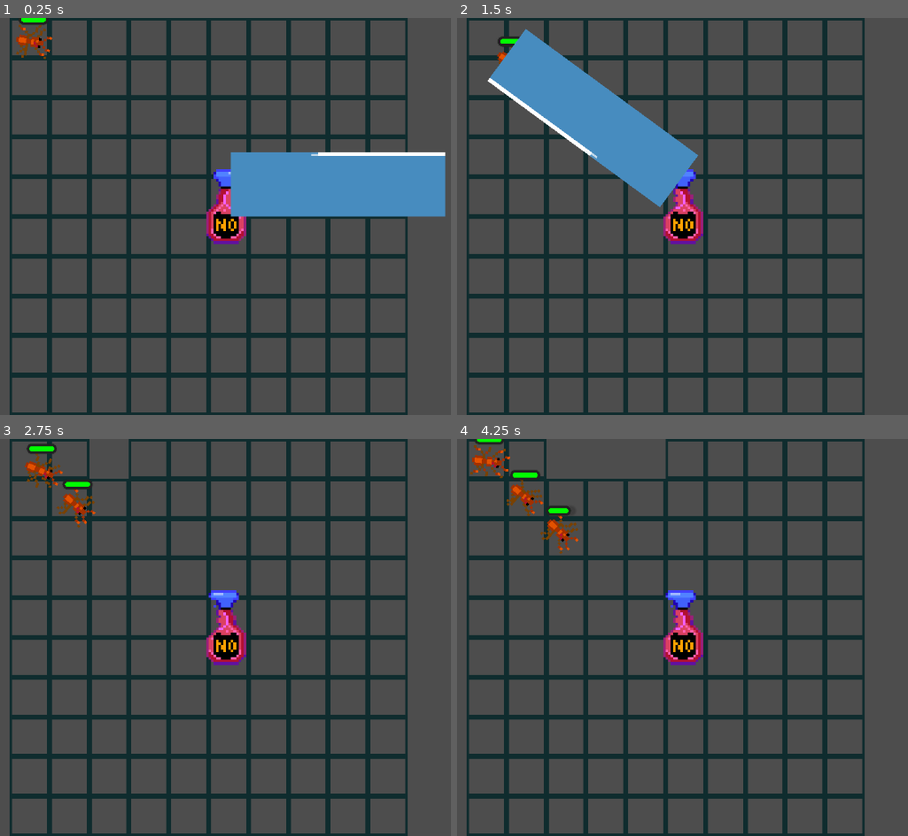
Above: before the commit, frames 1-4 (two rows, left to right).
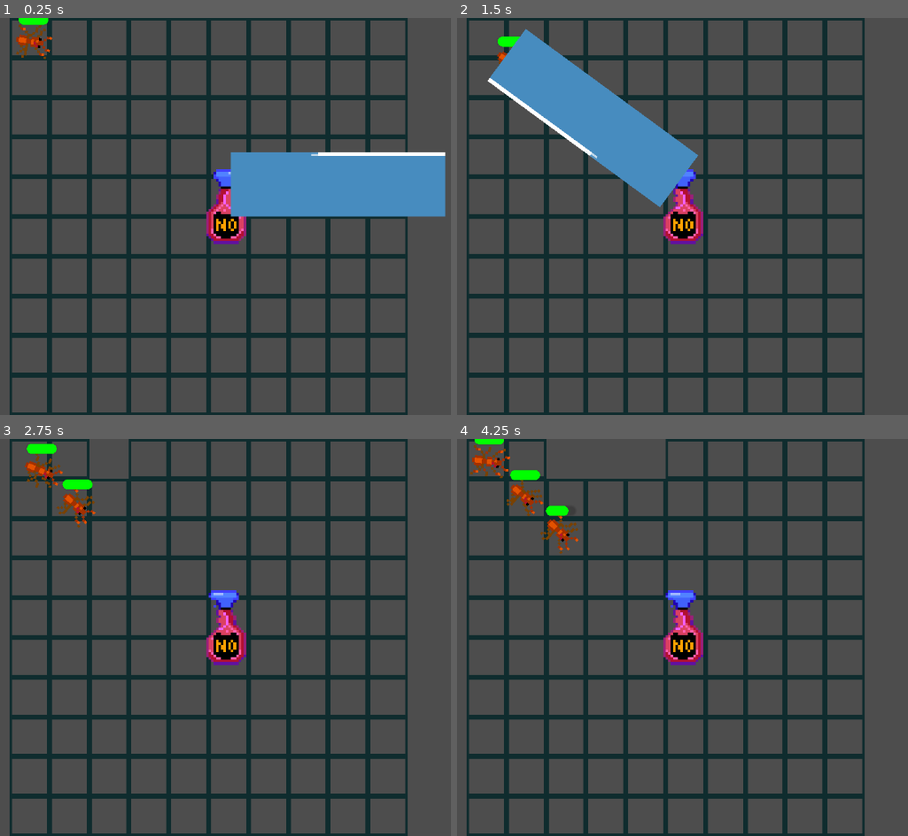
Above: after the commit, the same moments.

Repository: pmaitland/GGJ2026
Game: Godot game, scene res://scenes/main.tscn
Two runs of this game, one before a commit and one after it. Both use one fixed random seed, a clock stepped at 60 frames per second and the inputs below. The engine's default icon, where the game draws it, is replaced by a stand-in: a white triangle on a blue panel in a dark square.
Inputs (mouse positions are in pixels of both pictures, inside the frame that each line leads up to):
- Up to frame 1 (0.25 s): no input
- Up to frame 2 (1.5 s): move the mouse to (488, 37) at 0.52 s; click (488, 37) at 0.67 s; move the mouse to (524, 37) at 1.27 s; click (524, 37) at 1.42 s
- Up to frame 3 (2.75 s): move the mouse to (108, 458) at 2.02 s; click (108, 458) at 2.17 s
- Up to frame 4 (4.25 s): move the mouse to (605, 458) at 2.77 s; click (605, 458) at 2.92 s; move the mouse to (646, 458) at 3.52 s; click (646, 458) at 3.67 s

The runs differ from the first frame. In frame 1, less than 0.1% of the frame differs, in the area x 4-11%, y 0-2%; in frame 2, less than 0.1%; in frame 3, 0.2%; in frame 4, 0.3%, in the area x 3-26%, y 0-20%.

Commit message:
even healthier bars

Diff:
--- a/mask/scripts/progress_bar.gd
+++ b/mask/scripts/progress_bar.gd
@@ -8,8 +8,6 @@
 	style_box = StyleBoxFlat.new()
 	add_theme_stylebox_override("fill", style_box)
 	style_box.bg_color = Color("00ff00")
-	style_box.border_color = Color("222222")
-	style_box.set_border_width_all(1)
 	style_box.set_corner_radius_all(2)
 	style_box.anti_aliasing = false
 
@@ -17,7 +15,7 @@
 func _process(_delta) -> void:
 	global_position = owner.position + Vector2(-6, -11)
 	rotation = -owner.rotation
-	if value < max_value / 2:
-		style_box.bg_color = Color("ff8800")
-	elif value < max_value / 4:
+	if value <= max_value * 0.25:
 		style_box.bg_color = Color("ff0000")
+	elif value <= max_value * 0.5:
+		style_box.bg_color = Color("ffff00")
--- a/mask/scripts/tower.gd
+++ b/mask/scripts/tower.gd
@@ -16,7 +16,7 @@
 	attack_cooldown.timeout.connect(_on_attack_cooldown_timeout)
 
 
-func _physics_process(delta: float) -> void:
+func _physics_process(_delta: float) -> void:
 	if attack_ready:
 		_attack()
 
Not shown: 1 places in mask/scenes/ant.tscn that only renumber resources
